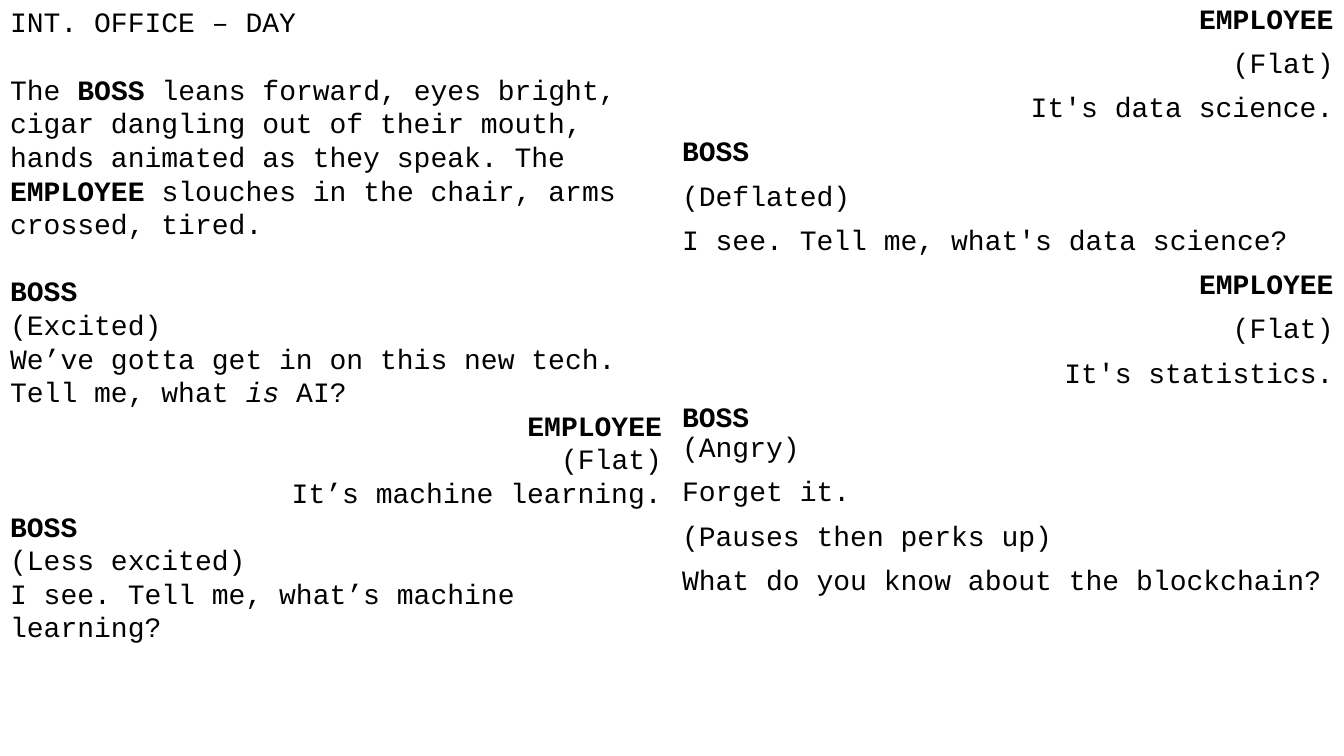
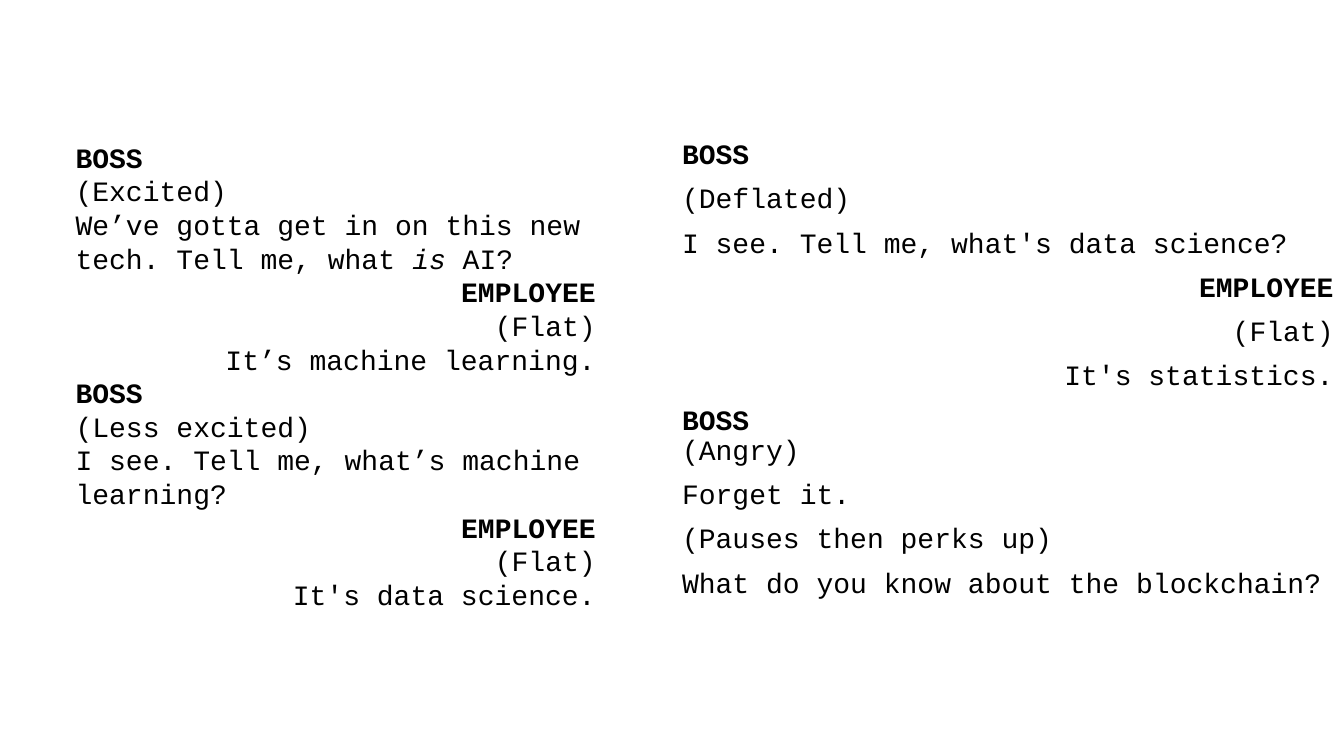
Before and after one commit to DeonRoos/stats-for-biologists, a slide deck: slide 2 of Lectures/BI3010 Lecture XX Large Language Models.pptx. Drawn at 1344x756 pixels with LibreOffice and Linux fonts; fonts in the diff are those of the drawing. Boxes give left, top, right and bottom in pixels: in the first picture for what was removed or moved away, otherwise in the second. Text is boxed around its words. In the diff, an @@ line names an element or a change of style, - is before the commit and + after.

Commit message:
minor tweaks

```diff
--- a/Lectures/BI3010 Lecture XX Large Language Models.pptx
+++ b/Lectures/BI3010 Lecture XX Large Language Models.pptx
@@ text at [10,13,616,239]: paragraphs removed @@
-INT. OFFICE – DAY
-The BOSS leans forward, eyes bright, cigar dangling out of their mouth, hands animated as they speak. The EMPLOYEE slouches in the chair, arms crossed, tired.
@@ text at [1031,10,1334,118]: paragraphs removed @@
-EMPLOYEE
-(Flat)
-It's data science.
@@ text "BOSS": place and size @@
-text "BOSS" at [10,13,662,643]
+text "BOSS" at [76,149,596,606]
@@ text "BOSS": place and size @@
-text "BOSS" at [682,10,1334,596]
+text "BOSS" at [682,145,1334,599]
@@ text at [293,519,596,606]: paragraphs added @@
+EMPLOYEE
+(Flat)
+It's data science.
```
